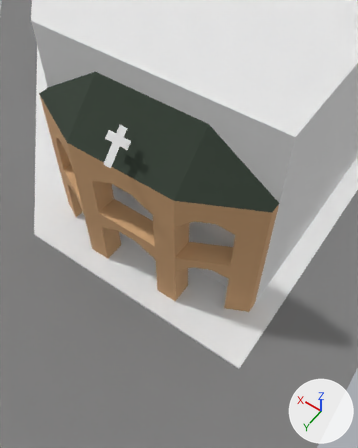
Renders of the glTF model assets/models/districts/descalzas/market.glb from each side of a commit.
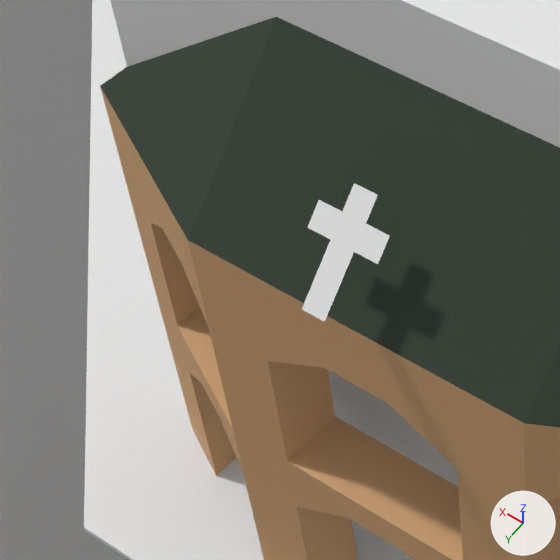
There are two pictures of each version: one from a 50 mm lens placed at (-9.61, 6.96, 20.05), pointed at (-3.41, -1.73, 6.4), one close up on the part from 2% to 52% of the width and 15% to 55% of the height. The axes (+X, +Y, +Z) are drawn at lower right. The lights are the same throughout. The last two pictures show the newer version. Objects named as collision shapes, trigger or cutter boxes, shadow casters or lower levels of detail are left out. Where no turn or scale is listed for an object, it has been applied to the vertices.

The first close-up shows 'Arch', 'Cross', 'Facade', 'Roads', 'Sidewalk'.
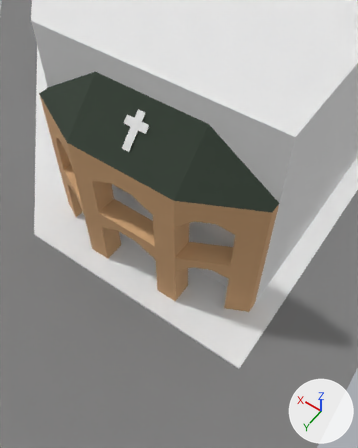
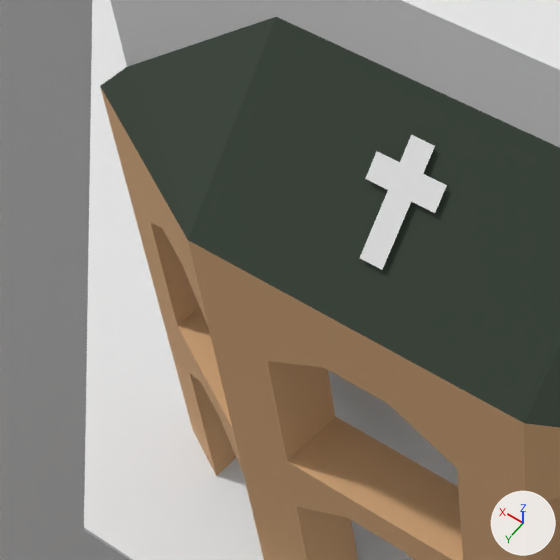
Changed parts and their boxes [x1, y1, x2, y2] in the close-ups (560 x 560 px):
'Cross', moved
    before: [302, 183, 390, 322]
    after: [360, 135, 447, 270]

The change, as a list of edits to the scene's bpy script:
```text
Change ob_cross:
    ob_cross.location: (-0.5, -1.5, 7.7) -> (-0.5, -2.5, 7.7)
```
